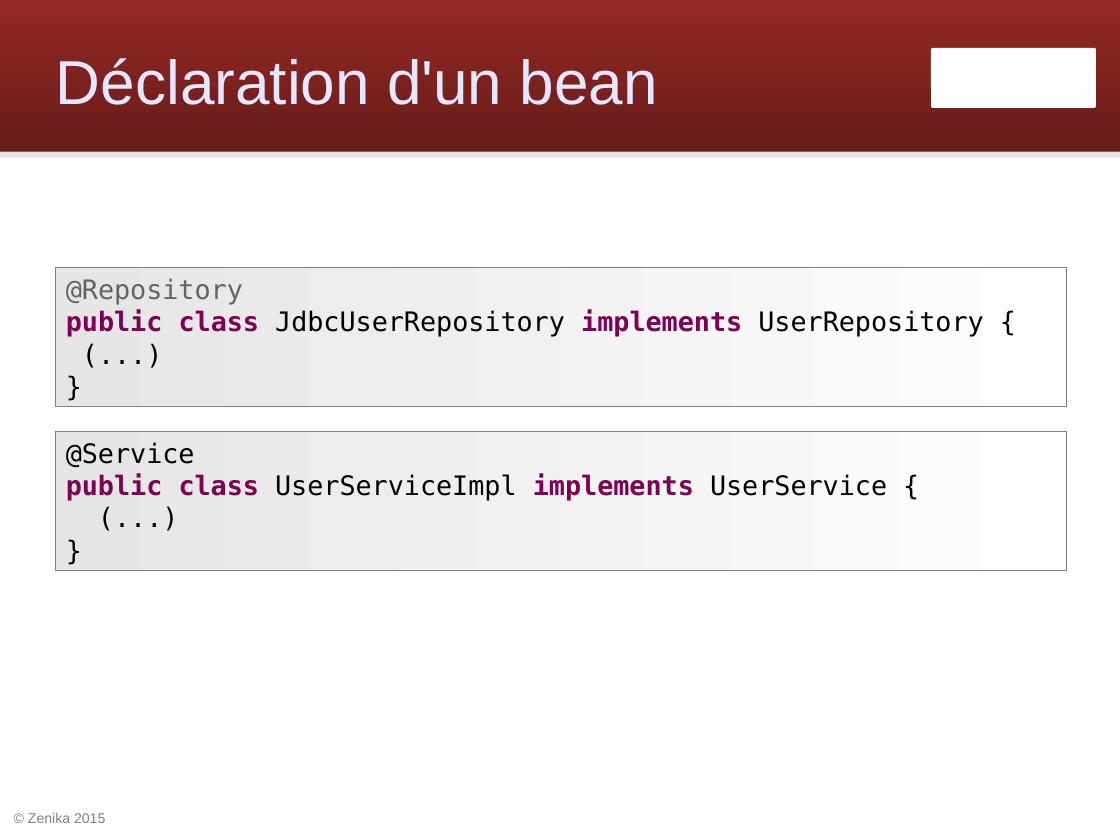
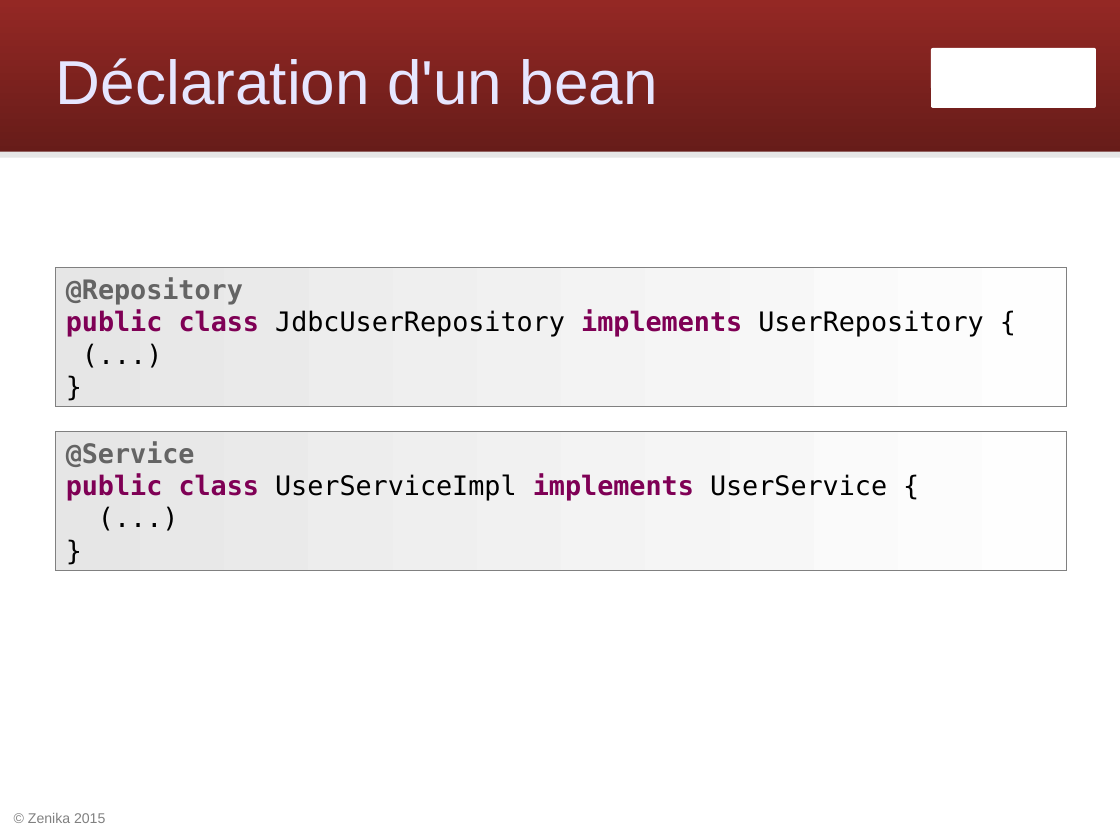
Before and after one commit to Zenika/workshop-spring-core, a slide deck: slide 34 of spring-workshop.odp (slide 33 before the commit). Drawn at 1120x840 pixels with LibreOffice and Linux fonts; fonts in the diff are those of the drawing; background and template pictures are left out. Boxes give left, top, right and bottom in pixels: in the first picture for what was removed or moved away, otherwise in the second. Text is boxed around its words. In the diff, an @@ line names an element or a change of style, - is before the commit and + after.

```diff
--- a/spring-workshop.odp
+++ b/spring-workshop.odp
@@ text in rectangle at box(66, 278, 243, 305): bold on in "@Repository" @@
@@ text in rectangle at box(66, 442, 195, 467): text colour #000000 to #646464, bold on in "@Service" @@
```
Also in this commit, not shown: 8 other slides changed, 7 slides removed, 10 other files.
